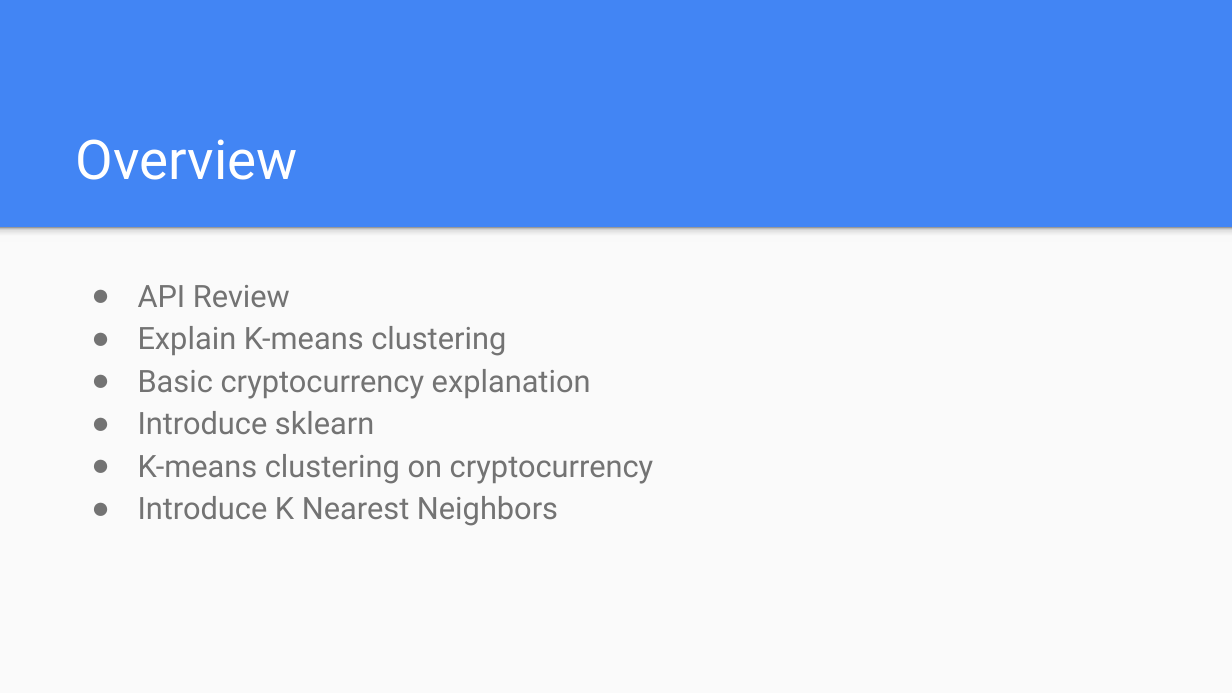
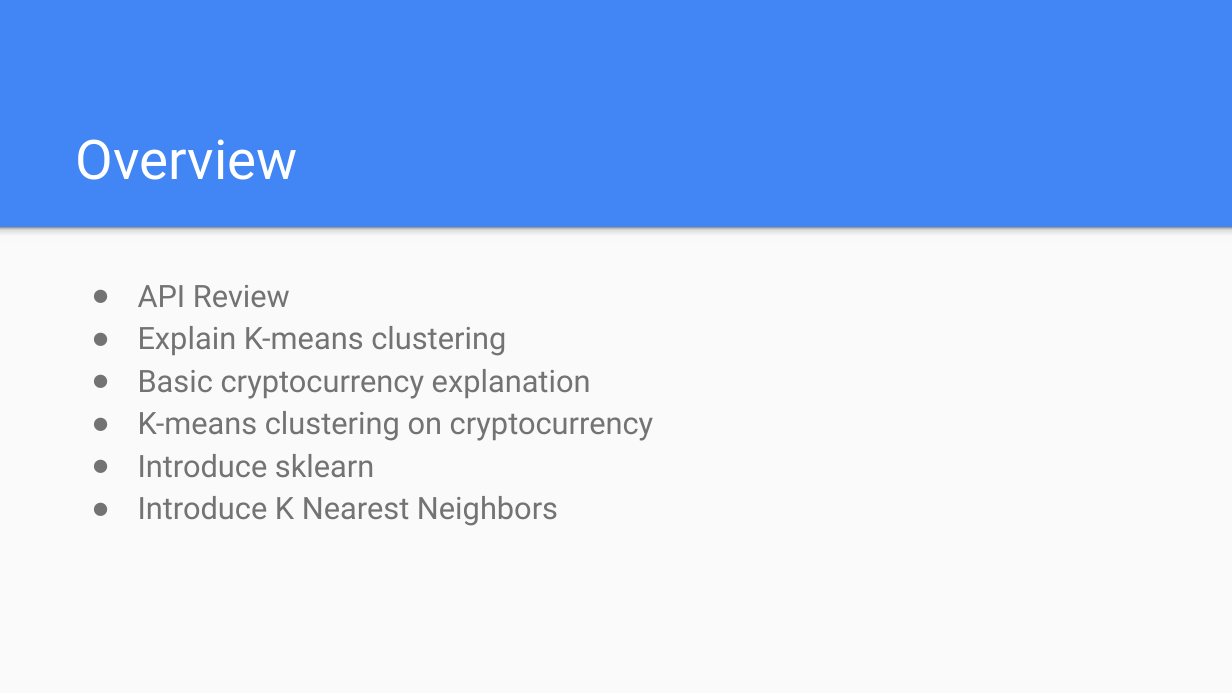
Before and after one commit to JohnnyBerman/HCS-Data-Science-Bootcamp, a slide deck: slide 2 of HCS Data Science Bootcamp.pptx. Drawn at 1232x693 pixels with LibreOffice and Linux fonts; fonts in the diff are those of the drawing. Boxes give left, top, right and bottom in pixels: in the first picture for what was removed or moved away, otherwise in the second. Text is boxed around its words. In the diff, an @@ line names an element or a change of style, - is before the commit and + after.

```diff
--- a/HCS Data Science Bootcamp.pptx
+++ b/HCS Data Science Bootcamp.pptx
@@ text at (138, 411, 654, 441): paragraph added @@
+● K-means clustering on cryptocurrency
@@ text at (138, 454, 654, 484): paragraph removed @@
-● K-means clustering on cryptocurrency
```
Also in this commit, not shown: 3 other slides changed, 3 slides added.
